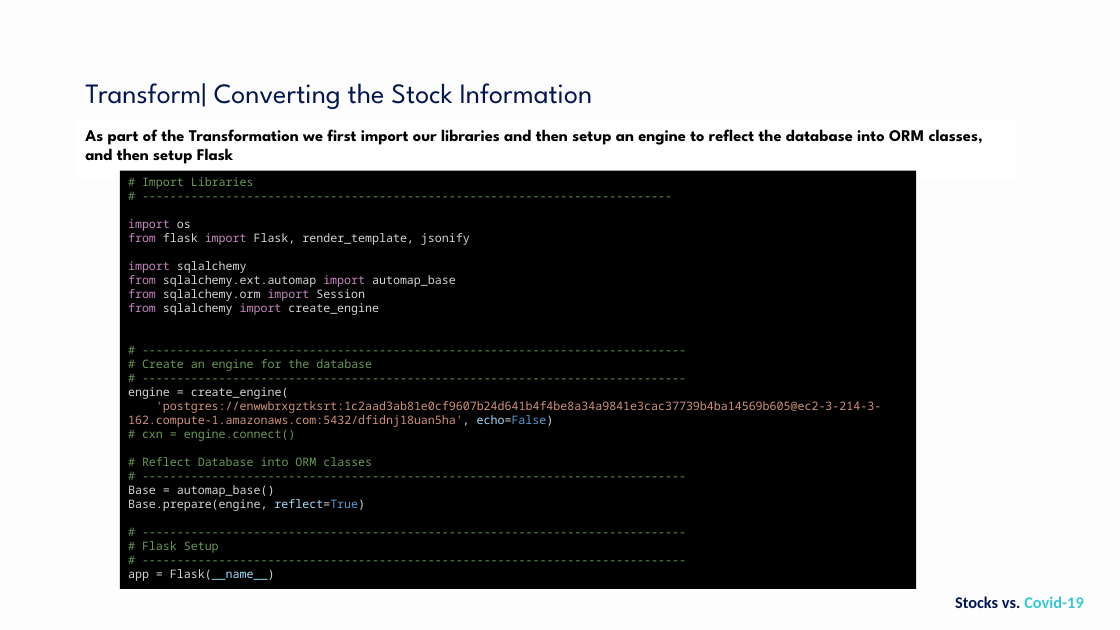
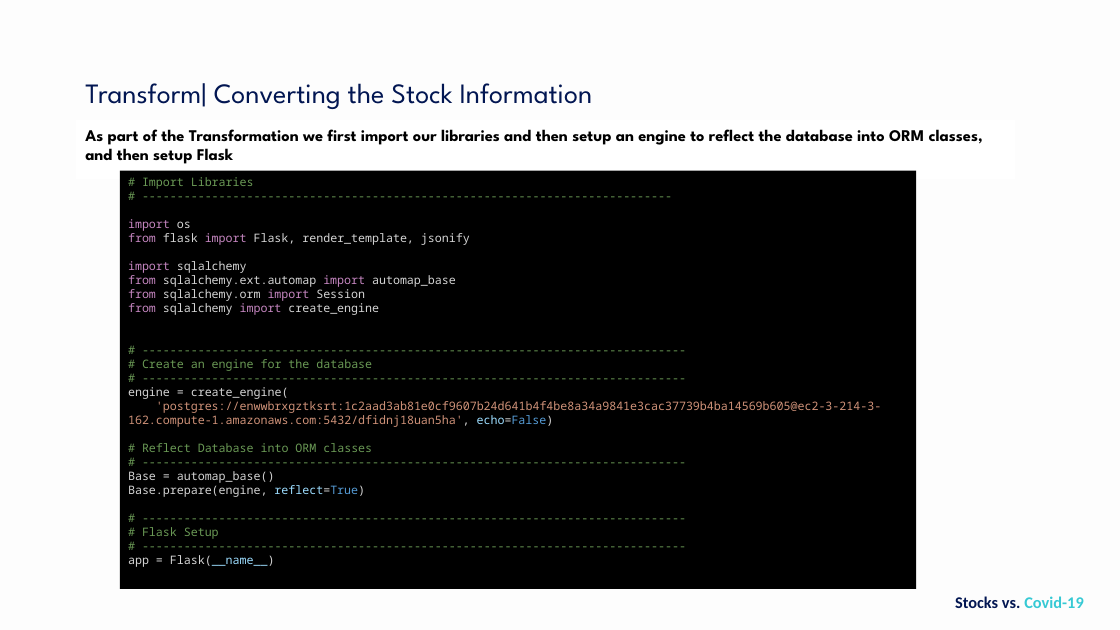
Before and after one commit to NikitaCase/stocks-vs-covid, a slide deck: slide 8 of stocksvscovid/Project 3 V1.pptx. Drawn at 1120x630 pixels with LibreOffice and Linux fonts; fonts in the diff are those of the drawing; background and template pictures are left out. Boxes give left, top, right and bottom in pixels: in the first picture for what was removed or moved away, otherwise in the second. Text is boxed around its words. In the diff, an @@ line names an element or a change of style, - is before the commit and + after.

```diff
--- a/stocksvscovid/Project 3 V1.pptx
+++ b/stocksvscovid/Project 3 V1.pptx
@@ text in rectangle at box(142, 429, 296, 441): paragraph removed @@
-# cxn = engine.connect()
```
Also in this commit, not shown: 8 other slides changed.
